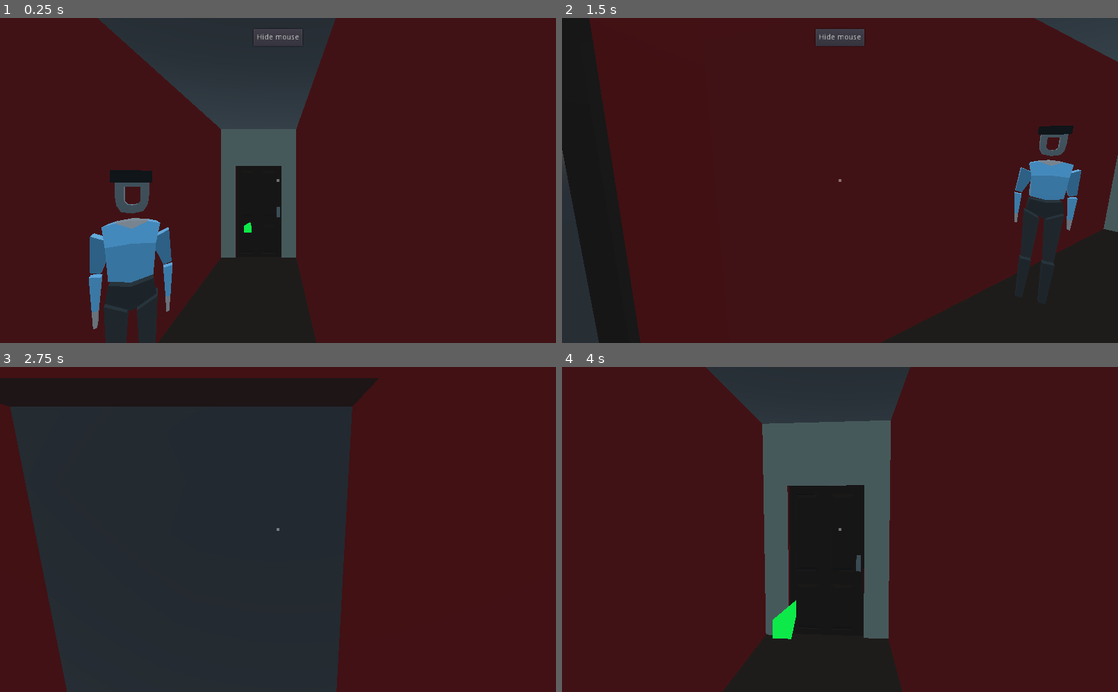
Above: before the commit, frames 1-4 (two rows, left to right).
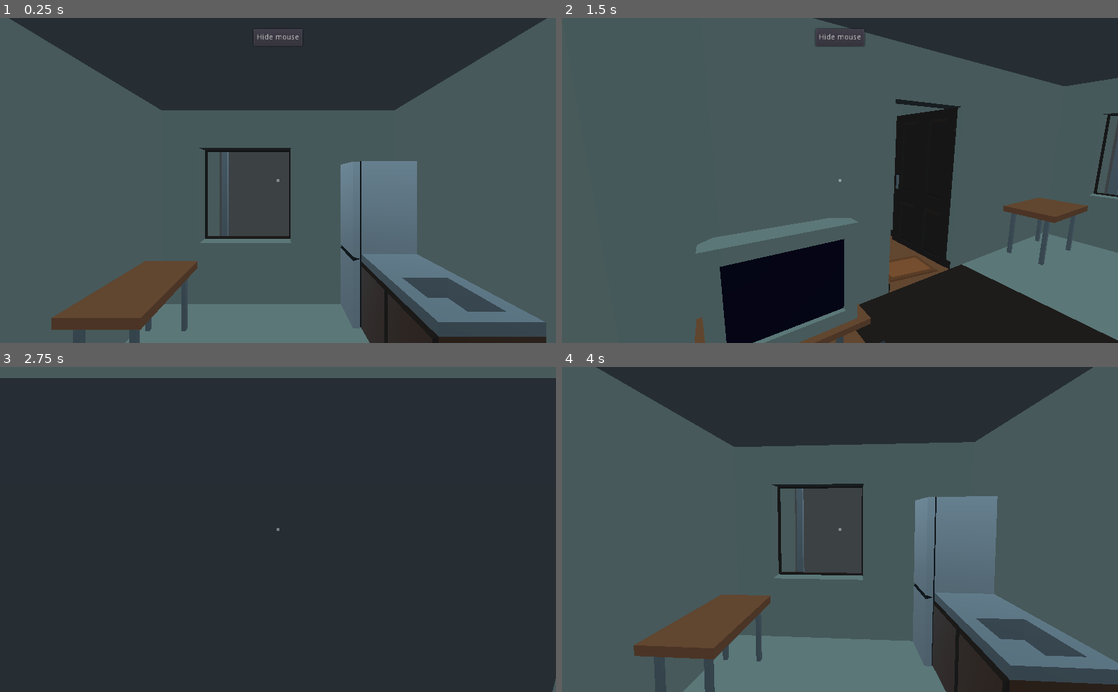
Above: after the commit, the same moments.

Repository: Eptwalabha/ld47
Game: Godot game, scene res://scenes/Game2.tscn
The game is run twice, just before and just after one commit, with the same random seed, the same clock (stepped at 60 frames per second) and the same inputs. Sound files missing from this copy of the repository are replaced by a short silence.
Inputs (mouse positions are in pixels of both pictures, inside the frame that each line leads up to):
- Up to frame 1 (0.25 s): no input
- Up to frame 2 (1.5 s): move the mouse to (962, 164) at 0.52 s; hold Right (move_right) 0.53-1.28 s; tap E (context_action) at 0.6, 1.35 s; move the mouse to (728, 196) at 1.27 s; hold Down (move_backward) from 1.28 s (still down)
- Up to frame 3 (2.75 s): release Down (move_backward) at 2 s; click "Hide mouse" at 2 s
- Up to frame 4 (4 s): tap Enter at 2.75 s; move the mouse to (851, 523) at 2.77 s; hold W (move_forward) from 2.78 s (still down); tap E (context_action) at 2.85, 3.6 s; move the mouse to (834, 536) at 3.52 s

The runs differ from the first frame. In frame 1, 87% of the frame differs, in the area x 0-100%, y 0-100%; in frame 2, 94%; in frame 3, 52%; in frame 4, 87%.

Commit message:
bring back building elevation

Diff:
--- a/autoload.gd
+++ b/autoload.gd
@@ -12,6 +12,7 @@
 var debug : bool = true
 var first_level : int = LEVEL.BAR
 
+var flat_level := 0
 var phone_picked_up := false
 var friend_intro_bar := false
 var friend_wants_to_go_home := false
@@ -25,6 +26,7 @@
 	match level:
 		'flat':
 			phone_picked_up = false
+			flat_level = 0
 		'bar':
 			friend_intro_bar = false
 			friend_wants_to_go_home = false
--- a/scenes/Game2.gd
+++ b/scenes/Game2.gd
@@ -53,10 +53,29 @@
 		triggers[trigger.id] = trigger
 
 func active_tp(trigger: TPTrigger) -> void:
+	_before_tp(trigger)
 	current_player.force_move(trigger.destination_translation())
-	if trigger.id == "bar/tp":
-		$Map/Flat.hide()
-		print("tp to bar")
+	_after_tp(trigger)
+
+func _before_tp(trigger: TPTrigger) -> void:
+	match trigger.id:
+		"bar/tp":
+			$Map/Bar.show()
+		"flat/stairs-up":
+			Data.flat_level = int(clamp(Data.flat_level + 1, -4, 2))
+			$Map/Flat.set_level(Data.flat_level)
+			print("up")
+		"flat/stairs-down":
+			Data.flat_level = int(clamp(Data.flat_level - 1, -4, 2))
+			$Map/Flat.set_level(Data.flat_level)
+			print("down")
+		_ : pass
+
+func _after_tp(trigger: TPTrigger) -> void:
+	match trigger.id:
+		"bar/tp":
+			$Map/Flat.hide()
+		_: pass
 
 func _on_Appartment_tp_exited(trigger) -> void:
 	if triggers.has(trigger.id):
--- a/scenes/Game2.tscn
+++ b/scenes/Game2.tscn
@@ -69,18 +69,18 @@
 
 [node name="Triggers" type="Spatial" parent="Map/Flat"]
 
-[node name="TPUp" parent="Map/Flat/Triggers" instance=ExtResource( 10 )]
+[node name="TPStairsDown" parent="Map/Flat/Triggers" instance=ExtResource( 10 )]
 transform = Transform( -4.37114e-08, 0, 1, 0, 1, 0, -1, 0, -4.37114e-08, -0.908103, -0.841917, 4.63905 )
-id = "flat/tp-up"
+id = "flat/stairs-down"
 
-[node name="To" parent="Map/Flat/Triggers/TPUp" index="0"]
+[node name="To" parent="Map/Flat/Triggers/TPStairsDown" index="0"]
 transform = Transform( 1, 0, 0, 0, 1, 0, 0, 0, 1, 0, 2.5, 0 )
 
-[node name="TPDown" parent="Map/Flat/Triggers" instance=ExtResource( 10 )]
+[node name="TPStairsUp" parent="Map/Flat/Triggers" instance=ExtResource( 10 )]
 transform = Transform( -4.37114e-08, 0, 1, 0, 1, 0, -1, 0, -4.37114e-08, 0.727536, 2.50952, 4.63905 )
-id = "flat/tp-down"
+id = "flat/stairs-up"
 
-[node name="To" parent="Map/Flat/Triggers/TPDown" index="0"]
+[node name="To" parent="Map/Flat/Triggers/TPStairsUp" index="0"]
 transform = Transform( 1, 0, 0, 0, 1, 0, 0, 0, 1, 0, -2.5, 0 )
 
 [node name="DialogPlant" parent="Map/Flat/Triggers" instance=ExtResource( 11 )]
@@ -88,10 +88,11 @@
 id = "flat/dialog/plant"
 
 [node name="Bar" type="Spatial" parent="Map"]
+visible = false
 script = ExtResource( 15 )
 
 [node name="BarStorageRoom" parent="Map/Bar" instance=ExtResource( 13 )]
-transform = Transform( 1, 0, 0, 0, 1, 0, 0, 0, 1, -11, 0, 0 )
+transform = Transform( 1, 0, 0, 0, 1, 0, 0, 0, 1, -4.70981, -5.67547, 2.27918 )
 
 [node name="TP" type="Spatial" parent="Map/Bar/BarStorageRoom"]
 transform = Transform( 1, 0, 0, 0, 1, 0, 0, 0, 1, 0, 1, -2 )
@@ -104,17 +105,18 @@
 [node name="Player" type="Spatial" parent="."]
 
 [node name="Player" parent="Player" instance=ExtResource( 6 )]
-transform = Transform( 1, 0, 0, 0, 1, 0, 0, 0, 1, 0, -4.75346, -4.90278 )
 [connection signal="dialog_triggered" from="Map/Flat" to="." method="_on_Flat_dialog_triggered"]
 [connection signal="door_interacted_with" from="Map/Flat" to="." method="_on_Appartment_door_interacted_with"]
 [connection signal="tp_entered" from="Map/Flat" to="." method="_on_Appartment_tp_entered"]
 [connection signal="tp_exited" from="Map/Flat" to="." method="_on_Appartment_tp_exited"]
+[connection signal="visibility_changed" from="Map/Flat" to="Map/Flat" method="_on_Flat_visibility_changed"]
 [connection signal="interacted_with" from="Map/Flat/Door" to="Map/Flat" method="_on_Door_interacted_with"]
 [connection signal="door_interacted_with" from="Map/Bar" to="." method="_on_Bar_door_interacted_with"]
+[connection signal="visibility_changed" from="Map/Bar" to="Map/Bar" method="_on_Bar_visibility_changed"]
 [connection signal="interacted_with" from="Map/Bar/BarStorageRoom/Door" to="Map/Bar" method="_on_Door_interacted_with"]
 
 [editable path="Map/Flat/BackStreetBuilding/BarCorridor/TPTrigger"]
 
-[editable path="Map/Flat/Triggers/TPUp"]
+[editable path="Map/Flat/Triggers/TPStairsDown"]
 
-[editable path="Map/Flat/Triggers/TPDown"]
+[editable path="Map/Flat/Triggers/TPStairsUp"]
--- a/scenes/chapters/bar/Bar.gd
+++ b/scenes/chapters/bar/Bar.gd
@@ -4,3 +4,7 @@
 
 func _on_Door_interacted_with() -> void:
 	emit_signal("door_interacted_with", $BarStorageRoom/Door)
+
+
+func _on_Bar_visibility_changed() -> void:
+	print("bar visible %s" % visible)
--- a/scenes/chapters/flat/Flat.gd
+++ b/scenes/chapters/flat/Flat.gd
@@ -17,5 +17,13 @@
 	bar_trigger.connect("player_entered", self, "emit_signal", ["tp_entered", bar_trigger])
 	bar_trigger.connect("player_exited", self, "emit_signal", ["tp_exited", bar_trigger])
 
+func set_level(level: int) -> void:
+	var delta_elevation : float = level * 2.5 - $BackStreetBuilding.global_transform.origin.y
+	$BackStreetBuilding.translate(Vector3(0, delta_elevation, 0))
+
 func _on_Door_interacted_with() -> void:
 	emit_signal("door_interacted_with", $Door)
+
+
+func _on_Flat_visibility_changed() -> void:
+	print("flat visible %s" % visible)
